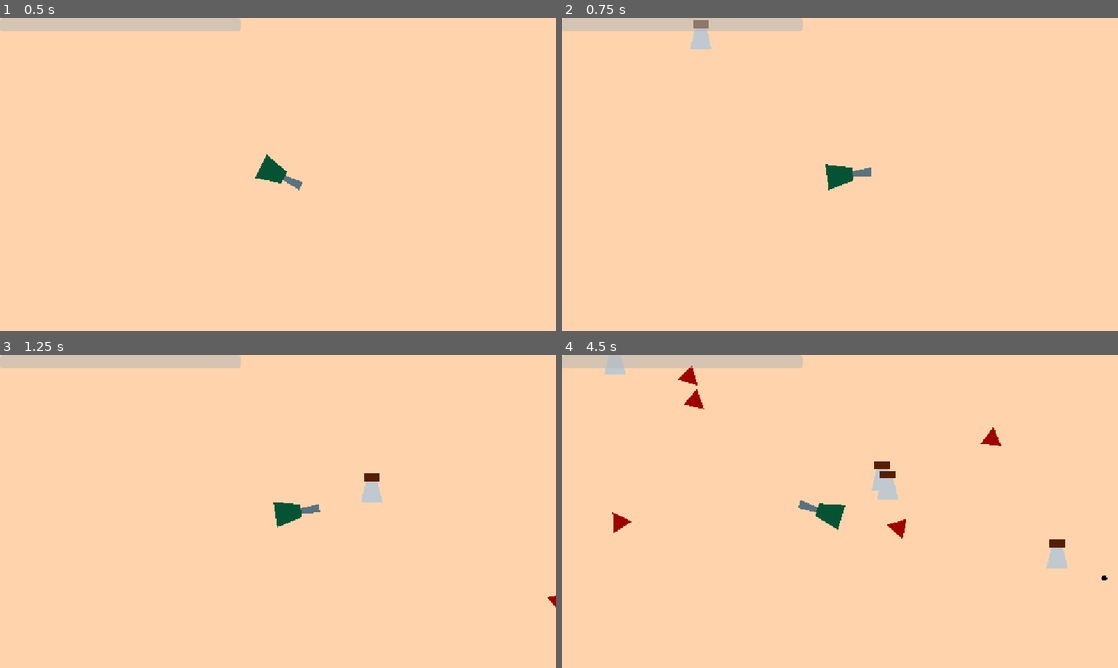
Above: before the commit, frames 1-4 (two rows, left to right).
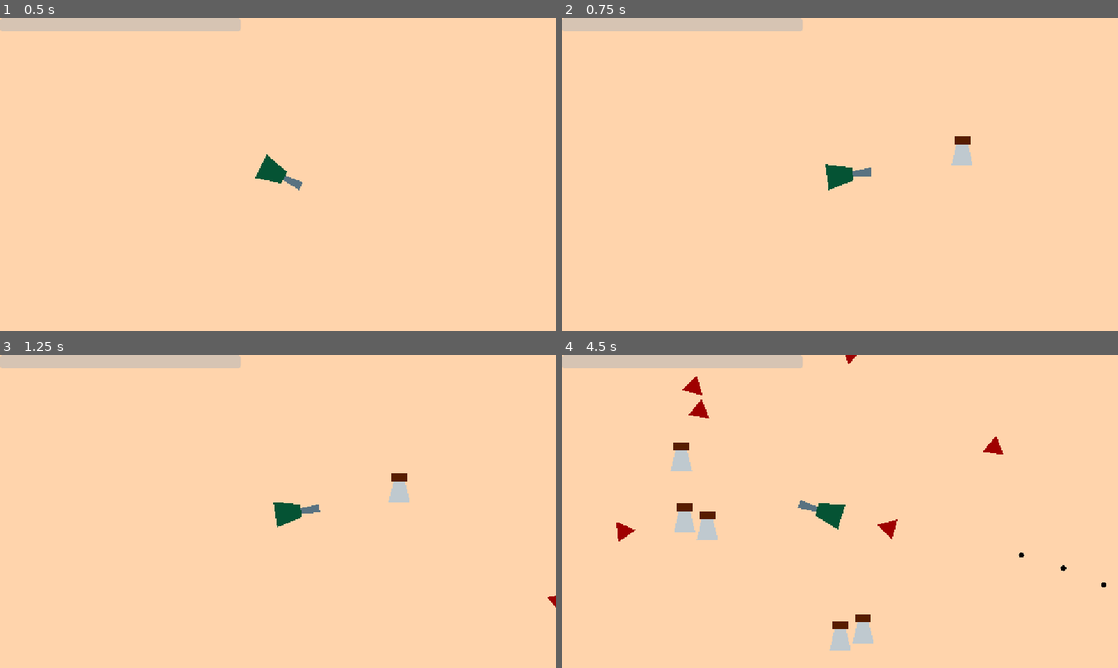
Above: after the commit, the same moments.

Repository: Crash-Out-Engine/NUS-Orbital-2025
Game: Godot game, scene res://scenes/game.tscn
The game is run twice, just before and just after one commit, with the same random seed, the same clock (stepped at 60 frames per second) and the same inputs.
Inputs (mouse positions are in pixels of both pictures, inside the frame that each line leads up to):
- Up to frame 1 (0.5 s): no input
- Up to frame 2 (0.75 s): tap Enter at 0.5 s; move the mouse to (962, 158) at 0.52 s; hold D (right) from 0.53 s (still down); hold Shift (add turret) from 0.53 s (still down)
- Up to frame 3 (1.25 s): keep holding D (right); keep holding Shift (add turret); right-click (400, 495) at 0.8 s
- Up to frame 4 (4.5 s): move the mouse to (728, 527) at 1.27 s; release D (right) at 1.28 s; release Shift (add turret) at 1.28 s; hold S (down) 1.28-2.03 s; right-click (728, 527) at 1.35 s; tap Shift (add turret) at 1.55, 3.05, 4.35 s; move the mouse to (895, 442) at 2.02 s; hold D (right) 2.03-2.78 s; hold Shift (add turret) 2.03-2.78 s; right-click (895, 442) at 2.3 s; move the mouse to (812, 574) at 2.77 s; hold W (up) 2.78-3.53 s; right-click (812, 574) at 2.85 s; move the mouse to (1006, 558) at 3.52 s; press the mouse at (1006, 558) at 3.53 s; hold A (left) from 3.53 s (still down); right-click (1006, 558) at 3.8 s; move the mouse to (673, 464) at 4.27 s; release the mouse at (673, 464) at 4.28 s

Frame 1 is identical in both runs. In frame 2, 0.5% of the frame differs, in the area x 23-74%, y 0-48%; in frame 3, 0.5%; in frame 4, 3.2%, in the area x 7-99%, y 0-95%.

Commit message:
refactor: rename melee_rate to melee_cooldown

Diff:
--- a/components/effectable/health.gd
+++ b/components/effectable/health.gd
@@ -1,7 +1,6 @@
 class_name Health extends Effectable
 
 @export var health_capacity: float = 20.0;
-@export var recovery_rate: float = 0.0;
 
 var health_emptied: bool
 
--- a/components/effectable/melee_rate.gd
+++ b/components/effectable/melee_cooldown.gd
@@ -1,11 +1,11 @@
-class_name MeleeRate extends Effectable
+class_name MeleeCooldown extends Effectable
 
-@export var melee_rate: float = 0.5
+@export var melee_cooldown: float = 0.5
 
 var timer: Timer = Timer.new()
 
 func _ready() -> void:
-	value = melee_rate
+	value = melee_cooldown
 	timer.one_shot = true
 	timer.stop()
 	add_child(timer)
--- a/components/melee.gd
+++ b/components/melee.gd
@@ -1,6 +1,6 @@
 class_name Melee extends Node
 
-@export var melee_rate: MeleeRate
+@export var melee_cooldown: MeleeCooldown
 @export var melee_damage: MeleeDamage
 
 func _ready() -> void:
@@ -14,5 +14,5 @@
 		if (collider != null and
 				collider.is_in_group("allies") and
 				collider.get_node_or_null(^"./Hitbox") != null and
-				melee_rate.try_melee()):
+				melee_cooldown.try_melee()):
 			collider.get_node_or_null(^"./Hitbox").trigger(melee_damage.get_effect())
--- a/scenes/enemy.tscn
+++ b/scenes/enemy.tscn
@@ -5,7 +5,7 @@
 [ext_resource type="Script" uid="uid://wwqkkrfhwiyn" path="res://components/hitbox.gd" id="3_4ra3w"]
 [ext_resource type="Script" uid="uid://da606deregrbs" path="res://components/effectable/health.gd" id="4_5uy6h"]
 [ext_resource type="Script" uid="uid://bx0i0x84j70ct" path="res://components/melee.gd" id="5_nenq2"]
-[ext_resource type="Script" uid="uid://ddw1gxb25j8io" path="res://components/effectable/melee_rate.gd" id="6_md484"]
+[ext_resource type="Script" uid="uid://dg8nexsbyn4fv" path="res://components/effectable/melee_cooldown.gd" id="6_nenq2"]
 [ext_resource type="Script" uid="uid://4u7ojuepy3ur" path="res://components/effectable/melee_damage.gd" id="7_ipns3"]
 
 [sub_resource type="CircleShape2D" id="CircleShape2D_8tegq"]
@@ -24,9 +24,9 @@
 antialiased = true
 polygon = PackedVector2Array(8, 0, -8, -8, -8, 8)
 
-[node name="Melee" type="Node" parent="." node_paths=PackedStringArray("melee_rate", "melee_damage")]
+[node name="Melee" type="Node" parent="." node_paths=PackedStringArray("melee_cooldown", "melee_damage")]
 script = ExtResource("5_nenq2")
-melee_rate = NodePath("../MeleeRate")
+melee_cooldown = NodePath("../MeleeCooldown")
 melee_damage = NodePath("../MeleeDamage")
 metadata/_custom_type_script = "uid://bx0i0x84j70ct"
 
@@ -41,12 +41,11 @@
 
 [node name="Health" type="Node" parent="."]
 script = ExtResource("4_5uy6h")
-recovery_rate = 1.5
+recovery_cooldown = 1.5
 metadata/_custom_type_script = "uid://da606deregrbs"
 
-[node name="MeleeRate" type="Node" parent="."]
-script = ExtResource("6_md484")
-melee_rate = 1.0
+[node name="MeleeCooldown" type="Node" parent="."]
+script = ExtResource("6_nenq2")
 
 [node name="MeleeDamage" type="Node" parent="."]
 script = ExtResource("7_ipns3")
--- a/scripts/player.gd
+++ b/scripts/player.gd
@@ -31,13 +31,14 @@
 	if Input.is_action_just_pressed("add turret"):
 		current_turret = turret_scene.instantiate()
 		current_turret.set_collidable(false)
+		current_turret.global_position = get_global_mouse_position()
 		$/root/Game.add_child(current_turret)
 
-	if Input.is_action_pressed("place"):
+	if Input.is_action_pressed("add turret"):
 		if current_turret != null:
 			current_turret.global_position = get_global_mouse_position()
 
-	if Input.is_action_just_released("place"):
+	if Input.is_action_just_released("add turret"):
 		if current_turret != null:
 			current_turret.set_collidable(true)
 			current_turret = null
Not shown, added: components/effectable/melee_cooldown.gd.uid
Not shown, removed: components/effectable/melee_rate.gd.uid
